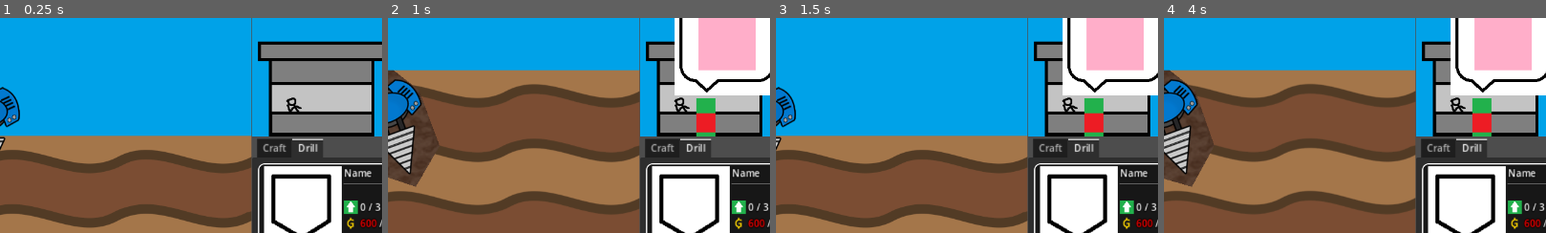
Above: before the commit, frames 1-4 (left to right).
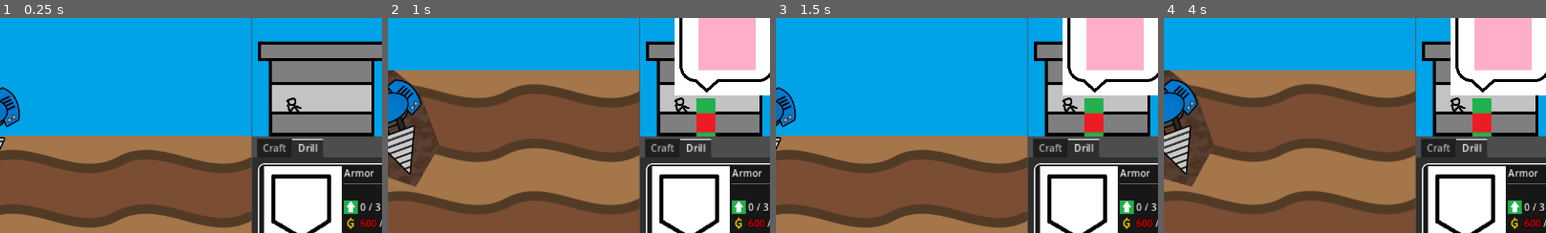
Above: after the commit, the same moments.

Repository: aNotSoCleverName/mechanicore
Game: Godot game, scene res://Main.tscn
Two runs of this game, one before a commit and one after it. Both use one fixed random seed, a clock stepped at 60 frames per second and the inputs below.
Inputs:
- Up to frame 1 (0.25 s): no input
- Up to frame 2 (1 s): tap Enter (ui_accept) at 0.5, 0.77 s; hold Right (ui_right) from 0.53 s (still down); tap R at 0.6 s
- Up to frame 3 (1.5 s): release Right (ui_right) at 1.28 s; hold Left (ui_left) from 1.28 s (still down); tap R at 1.35 s
- Up to frame 4 (4 s): tap Enter (ui_accept) at 1.52, 3.5, 3.77 s; release Left (ui_left) at 2.03 s; hold Right (ui_right) 2.03-2.75 s; tap R at 2.1, 3.6 s; click "Decline" at 2.75 s; hold Right (ui_right) from 3.53 s (still down)
The pictures show only the part of the screen within x 37-87%, y 8-58%; the shares and areas given below are measured in that part.

The runs differ from the first frame. In frame 1, 0.2% of the frame differs, in the area x 90-98%, y 70-75%; in frame 2, 0.2%; in frame 3, 0.2%; in frame 4, 0.2%.

Commit message:
Implemented armor system and upgrade drill armor

Diff:
--- a/Base/Base.tscn
+++ b/Base/Base.tscn
@@ -15,7 +15,7 @@
 [ext_resource type="Script" path="res://Base/Shop/Reputation.gd" id="6_jwxte"]
 [ext_resource type="Texture2D" uid="uid://ues24mh5krya" path="res://Base/Shop/Reputation.png" id="7_6bvwc"]
 [ext_resource type="PackedScene" uid="uid://ca7dxk7h7lqt" path="res://Base/Menu/Drill/Drill Upgrade Node/Drill Upgrade Node.tscn" id="15_1nhla"]
-[ext_resource type="Resource" uid="uid://6vfi5b45quru" path="res://Base/Menu/Drill/Resource/Drill Upgrade.tres" id="16_qfilx"]
+[ext_resource type="Resource" uid="uid://bphf43yah6k8p" path="res://Base/Menu/Drill/Resource/Max Armor.tres" id="16_3qowb"]
 
 [sub_resource type="Resource" id="Resource_hecib"]
 script = ExtResource("2_36thw")
@@ -217,7 +217,7 @@
 
 [node name="DrillUpgrade" parent="Menu/Drill/MarginContainer/ScrollContainer/MarginContainer" instance=ExtResource("15_1nhla")]
 layout_mode = 2
-drillUpgrade = ExtResource("16_qfilx")
+drillUpgrade = ExtResource("16_3qowb")
 
 [connection signal="tree_entered" from="." to="." method="_on_tree_entered"]
 [connection signal="tree_entered" from="Shop/Shop/Top Bar/HBoxContainer/Money/Label" to="Shop/Shop/Top Bar/HBoxContainer/Money/Label" method="_on_tree_entered"]
--- a/Base/Menu/Drill/Drill Upgrade Node/Drill Upgrade Node.gd
+++ b/Base/Menu/Drill/Drill Upgrade Node/Drill Upgrade Node.gd
@@ -1,5 +1,7 @@
 extends PanelContainer
 class_name DrillUpgradeNode
+
+static var _drill: Drill;
 
 @export var drillUpgrade: DrillUpgrade;
 
@@ -28,9 +30,16 @@
 		"drillUpgrade must not be null"
 	);
 	assert(
+		self.drillUpgrade.statChange.size() == self.drillUpgrade.maxLevel,
+		"drillUpgrade.statChange size must be equal to max level"
+	);
+	assert(
 		self.drillUpgrade.prices.size() == self.drillUpgrade.maxLevel,
 		"drillUpgrade.prices size must be equal to max level"
 	);
+
+	if (DrillUpgradeNode._drill == null):
+		DrillUpgradeNode._drill = get_tree().root.find_child("Drill", true);
 
 	self.nameLabel.text = self.drillUpgrade.name;
 	self.price = self.drillUpgrade.prices[0];
@@ -44,11 +53,10 @@
 
 func _on_upgrade_button_pressed():
 	var currentPrice: int = self.price;
+	var currentLevel: int = self.drillUpgrade.level;
 
 	self.drillUpgrade.level += 1;
 	self.levelLabel.text = str(self.drillUpgrade.level);
-
-	#TODO: Call upgrade function
 
 	if (self.drillUpgrade.level >= self.drillUpgrade.maxLevel):
 		self.priceLabel.visible = false;
@@ -57,4 +65,4 @@
 		self.price = self.drillUpgrade.prices[self.drillUpgrade.level];
 		self.priceLabel.text = str(self.price);
 
-	SignalBus_Base.upgrade_drill.emit(currentPrice);
+	SignalBus_Base.upgrade_drill.emit(currentPrice, self.drillUpgrade.stats, self.drillUpgrade.statChange[currentLevel]);
--- a/Base/Menu/Drill/Drill Upgrade Node/Drill Upgrade Node.tscn
+++ b/Base/Menu/Drill/Drill Upgrade Node/Drill Upgrade Node.tscn
@@ -108,6 +108,7 @@
 
 [node name="Upgrade Button" type="TextureButton" parent="MarginContainer/HBoxContainer/Upgrade"]
 layout_mode = 2
+focus_mode = 0
 mouse_default_cursor_shape = 8
 disabled = true
 texture_normal = ExtResource("3_f02wx")
--- a/Base/Menu/Drill/Drill Upgrade.gd
+++ b/Base/Menu/Drill/Drill Upgrade.gd
@@ -1,5 +1,7 @@
 extends Resource
 class_name DrillUpgrade
+
+@export var stats: UpgradeComponentContainer.EStatsKeys;
 
 @export var icon: Texture2D;
 @export var name: String = "Name";
@@ -7,4 +9,6 @@
 var level: int = 0;
 @export var maxLevel: int = 3;
 
-@export var prices: Array[int] = [0, 0, 0]; # Size must be = maxLevel
+@export var statChange: Array[float] = [0, 0, 0];	# Size must be = maxLevel
+
+@export var prices: Array[int] = [0, 0, 0];	# Size must be = maxLevel
--- a/Base/Menu/Drill/Resource/Drill Upgrade.tres
+++ /dev/null
@@ -1,11 +0,0 @@
-[gd_resource type="Resource" script_class="DrillUpgrade" load_steps=3 format=3 uid="uid://6vfi5b45quru"]
-
-[ext_resource type="Texture2D" uid="uid://ijln68w0typ1" path="res://Base/Menu/Drill/Drill Upgrade Node/Upgrade - Placeholder.png" id="1_nloc6"]
-[ext_resource type="Script" path="res://Base/Menu/Drill/Drill Upgrade.gd" id="2_44140"]
-
-[resource]
-script = ExtResource("2_44140")
-icon = ExtResource("1_nloc6")
-name = "Name"
-maxLevel = 3
-prices = Array[int]([600, 200, 300])
--- /dev/null
+++ b/Base/Menu/Drill/Resource/Max Armor.tres
@@ -0,0 +1,13 @@
+[gd_resource type="Resource" script_class="DrillUpgrade" load_steps=3 format=3 uid="uid://bphf43yah6k8p"]
+
+[ext_resource type="Texture2D" uid="uid://ijln68w0typ1" path="res://Base/Menu/Drill/Drill Upgrade Node/Upgrade - Placeholder.png" id="1_8dtqk"]
+[ext_resource type="Script" path="res://Base/Menu/Drill/Drill Upgrade.gd" id="2_38521"]
+
+[resource]
+script = ExtResource("2_38521")
+stats = 0
+icon = ExtResource("1_8dtqk")
+name = "Armor"
+maxLevel = 2
+statChange = Array[float]([1.0, 1.0])
+prices = Array[int]([600, 200])
--- a/Endless Run/Bomb/Bomb.gd
+++ b/Endless Run/Bomb/Bomb.gd
@@ -10,6 +10,11 @@
 
 	self.get_parent().call_deferred("remove_child", self);
 	BombManager.addToPool(self);
+
+	SignalBus_EndlessRun.bomb_explode.emit();
+
+	if (drill.armor >= 0):
+		return;
 
 	var oreTypes: Array[Ore.EOreType] = [];		# This will be used when randomizing which ores are lost
 	var totalOres: int = 0;
--- a/Endless Run/Drill/Drill.gd
+++ b/Endless Run/Drill/Drill.gd
@@ -3,6 +3,14 @@
 
 const START_SPEED: float = 500;
 const MAX_MIN_SPEED: float = 1200;	# Maximum value of min speed. As drill gets deeper, min speed increases, but it will never be higher than this value.
+
+@onready var upgradeComponentContainer: UpgradeComponentContainer = $"Upgrade Component Container";
+var armor: int = 0:
+	get:
+		return armor;
+	set(inValue):
+		armor = inValue;
+		SignalBus_EndlessRun.update_drill_armor.emit(self);
 
 #region Properties
 var _isDocked: bool = true:
@@ -20,6 +28,7 @@
 
 		SignalBus_EndlessRun.drill_change_dock.emit(_isDocked, self);
 		if (_isDocked):
+			self.armor = self.upgradeComponentContainer._stats[UpgradeComponentContainer.EStatsKeys.maxArmor];
 			self._speed = 0;
 			self._directionDeg = SignalBus_EndlessRun.EDrillDirection.DOCKED;
 			$AnimatedSprite2D.stop();
@@ -106,6 +115,11 @@
 			self.inventory[inOre.oreType] += 1;
 	)
 
+	SignalBus_EndlessRun.bomb_explode.connect(
+		func ():
+			self.armor -= 1;
+	)
+
 func _physics_process(_delta) -> void:
 	move_and_slide();
 
--- a/Endless Run/Drill/Drill.tscn
+++ b/Endless Run/Drill/Drill.tscn
@@ -1,10 +1,11 @@
-[gd_scene load_steps=7 format=3 uid="uid://6hg1syki30xs"]
+[gd_scene load_steps=8 format=3 uid="uid://6hg1syki30xs"]
 
 [ext_resource type="Script" path="res://Endless Run/Drill/Drill.gd" id="1_ycj8x"]
 [ext_resource type="Texture2D" uid="uid://b2b8bsgeo78gj" path="res://Endless Run/Drill/Drill[2].png" id="2_4x1dp"]
 [ext_resource type="Texture2D" uid="uid://k8vxo846yxm4" path="res://Endless Run/Drill/Drill[1].png" id="3_gu84l"]
 [ext_resource type="Script" path="res://Endless Run/Drill/Update Drill Pos.gd" id="4_1chj6"]
 [ext_resource type="Script" path="res://Endless Run/Drill/Lock Dir Change.gd" id="4_oym0k"]
+[ext_resource type="Script" path="res://Endless Run/Drill/Upgrade Components.gd" id="6_7oxkb"]
 
 [sub_resource type="SpriteFrames" id="SpriteFrames_pegmy"]
 animations = [{
@@ -42,5 +43,8 @@
 wait_time = 0.1
 script = ExtResource("4_oym0k")
 
+[node name="Upgrade Component Container" type="Node2D" parent="."]
+script = ExtResource("6_7oxkb")
+
 [connection signal="tree_entered" from="." to="." method="_on_tree_entered"]
 [connection signal="timeout" from="Lock Dir Change Timer" to="Lock Dir Change Timer" method="_timeout"]
--- /dev/null
+++ b/Endless Run/Drill/Upgrade Components.gd
@@ -0,0 +1,29 @@
+extends Node2D
+class_name UpgradeComponentContainer
+
+var _drill: Drill;
+
+#region Stats
+enum EStatsKeys
+{
+	maxArmor,
+}
+var _stats: Dictionary = {
+	EStatsKeys.maxArmor: 0,
+}
+func _updateStats(inKey: EStatsKeys, inValue: float):
+	self._stats[inKey] = inValue;
+
+	match (inKey):
+		EStatsKeys.maxArmor:
+			if (self._drill._isDocked):
+				self._drill.armor = int(inValue);
+#endregion
+
+func _ready():
+	self._drill = self.get_parent();
+
+	SignalBus_Base.upgrade_drill.connect(
+		func (_inPrice: int, inStatsKey: EStatsKeys, inStatsChange: float):
+			self._updateStats(inStatsKey, self._stats[inStatsKey] + inStatsChange);
+	)
--- /dev/null
+++ b/Endless Run/Top Bar/Armors.gd
@@ -0,0 +1,23 @@
+extends HBoxContainer
+
+var _armorPool: Array[TextureRect] = [];
+
+func _ready():
+	SignalBus_EndlessRun.update_drill_armor.connect(
+		func (inDrill: Drill):
+			while (self.get_child_count() < inDrill.armor):
+				var armor: TextureRect = self._armorPool.pop_back();
+				if (armor == null):
+					armor = TextureRect.new();
+					armor.texture = preload("res://Base/Menu/Drill/Drill Upgrade Node/Armor.png");
+					armor.expand_mode = TextureRect.EXPAND_FIT_WIDTH;
+
+				self.add_child(armor);
+
+			if (inDrill.armor < 0):
+				return;
+			while (self.get_child_count() > inDrill.armor):
+				var armor: TextureRect = self.get_child(0);
+				self.remove_child(armor);
+				self._armorPool.append(armor)
+	)
--- a/Endless Run/Top Bar/Top Bar.tscn
+++ b/Endless Run/Top Bar/Top Bar.tscn
@@ -1,8 +1,9 @@
-[gd_scene load_steps=4 format=3 uid="uid://dllakqtlni1xh"]
+[gd_scene load_steps=5 format=3 uid="uid://dllakqtlni1xh"]
 
 [ext_resource type="Script" path="res://Endless Run/Top Bar/Depth Meter.gd" id="1_a2sm2"]
 [ext_resource type="LabelSettings" uid="uid://ij0ls7r7u6aq" path="res://Simple Label.tres" id="1_u3b54"]
 [ext_resource type="PackedScene" uid="uid://qe41hew0ptdg" path="res://Endless Run/Top Bar/Ore Inventory.tscn" id="2_i2tk7"]
+[ext_resource type="Script" path="res://Endless Run/Top Bar/Armors.gd" id="4_xdlb0"]
 
 [node name="Top Bar" type="MarginContainer"]
 anchors_preset = 10
@@ -16,35 +17,43 @@
 theme_override_constants/margin_right = 5
 theme_override_constants/margin_bottom = 5
 
-[node name="HBoxContainer" type="HBoxContainer" parent="."]
+[node name="VBoxContainer" type="VBoxContainer" parent="."]
+layout_mode = 2
+
+[node name="HBoxContainer" type="HBoxContainer" parent="VBoxContainer"]
 layout_mode = 2
 size_flags_horizontal = 3
 size_flags_vertical = 0
 
-[node name="Depth Meter" type="Label" parent="HBoxContainer"]
+[node name="Depth Meter" type="Label" parent="VBoxContainer/HBoxContainer"]
 layout_mode = 2
 size_flags_horizontal = 3
 text = "Depth: 0.00m"
 label_settings = ExtResource("1_u3b54")
 script = ExtResource("1_a2sm2")
 
-[node name="Drill Inventory" type="HBoxContainer" parent="HBoxContainer"]
+[node name="Drill Inventory" type="HBoxContainer" parent="VBoxContainer/HBoxContainer"]
 layout_mode = 2
 
-[node name="Label" type="Label" parent="HBoxContainer/Drill Inventory"]
+[node name="Label" type="Label" parent="VBoxContainer/HBoxContainer/Drill Inventory"]
 layout_mode = 2
 text = "Drill Inventory:"
 label_settings = ExtResource("1_u3b54")
 
-[node name="Ore Inventory" parent="HBoxContainer/Drill Inventory" instance=ExtResource("2_i2tk7")]
+[node name="Ore Inventory" parent="VBoxContainer/HBoxContainer/Drill Inventory" instance=ExtResource("2_i2tk7")]
 layout_mode = 2
 
-[node name="Ore Inventory2" parent="HBoxContainer/Drill Inventory" instance=ExtResource("2_i2tk7")]
+[node name="Ore Inventory2" parent="VBoxContainer/HBoxContainer/Drill Inventory" instance=ExtResource("2_i2tk7")]
 layout_mode = 2
 oreType = 2
 
-[node name="Ore Inventory3" parent="HBoxContainer/Drill Inventory" instance=ExtResource("2_i2tk7")]
+[node name="Ore Inventory3" parent="VBoxContainer/HBoxContainer/Drill Inventory" instance=ExtResource("2_i2tk7")]
 layout_mode = 2
 oreType = 3
 
-[connection signal="tree_entered" from="HBoxContainer/Depth Meter" to="HBoxContainer/Depth Meter" method="_on_tree_entered"]
+[node name="Armors" type="HBoxContainer" parent="VBoxContainer"]
+custom_minimum_size = Vector2(0, 23)
+layout_mode = 2
+script = ExtResource("4_xdlb0")
+
+[connection signal="tree_entered" from="VBoxContainer/HBoxContainer/Depth Meter" to="VBoxContainer/HBoxContainer/Depth Meter" method="_on_tree_entered"]
--- a/Global Script/Signal Bus - Base.gd
+++ b/Global Script/Signal Bus - Base.gd
@@ -24,7 +24,7 @@
 signal shop_queue_empty();
 
 @warning_ignore("unused_signal")
-signal upgrade_drill(inPrice: int);
+signal upgrade_drill(inPrice: int, inStatsKey: UpgradeComponentContainer.EStatsKeys, inStatsChange: float);
 
 @warning_ignore("unused_signal")
 signal game_over();
--- a/Global Script/Signal Bus - Endless Run.gd
+++ b/Global Script/Signal Bus - Endless Run.gd
@@ -17,6 +17,12 @@
 signal drill_explode(inLostInventory: Dictionary);
 
 @warning_ignore("unused_signal")
+signal update_drill_armor(inDrill: Drill);
+
+@warning_ignore("unused_signal")
 signal ore_place(inOrePlaceHolder: OrePlaceholder);
 @warning_ignore("unused_signal")
 signal ore_pick(inOre: Ore);
+
+@warning_ignore("unused_signal")
+signal bomb_explode();
Binary file added: Base/Menu/Drill/Drill Upgrade Node/Armor.png
Not shown, added: Base/Menu/Drill/Drill Upgrade Node/Armor.png.import
